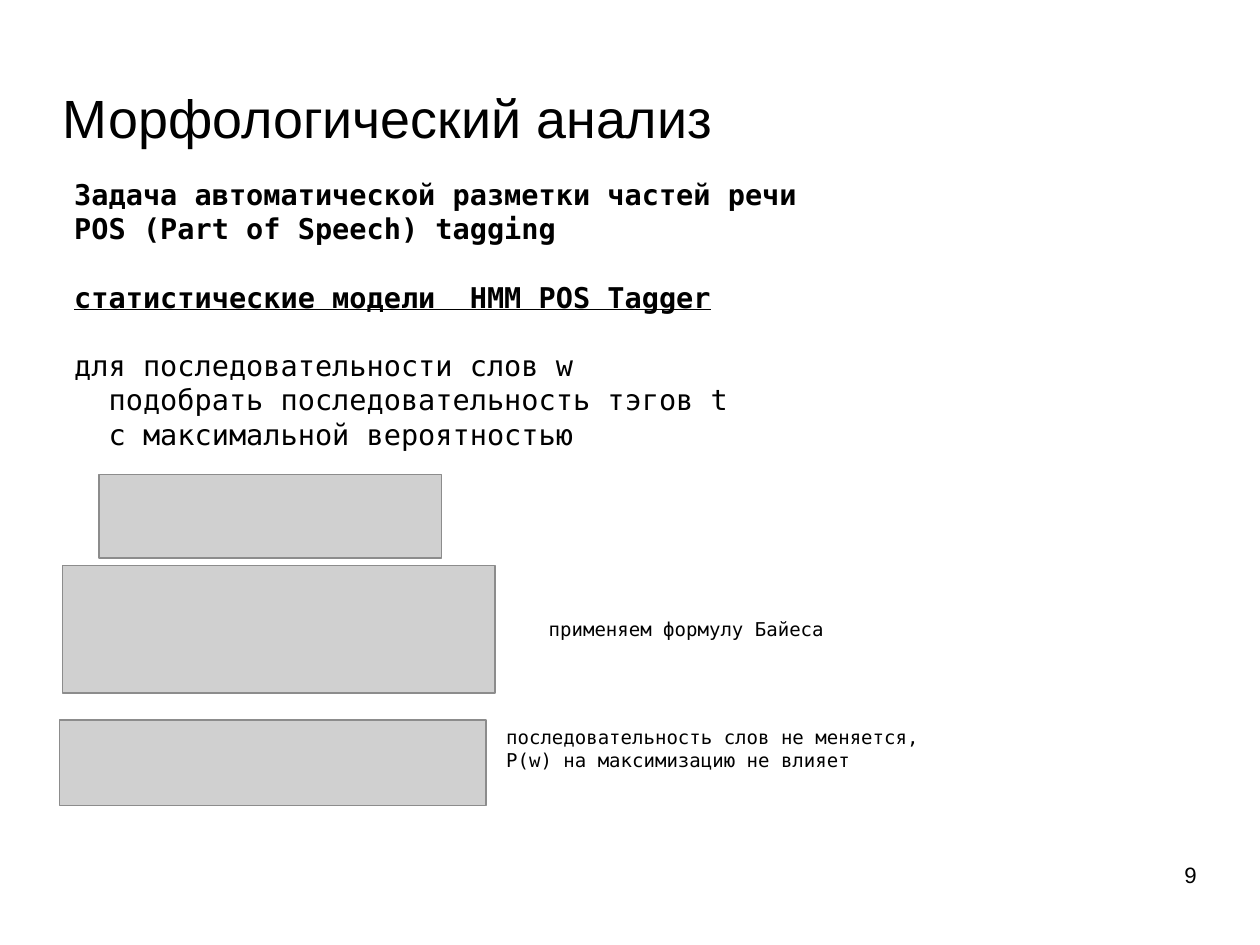
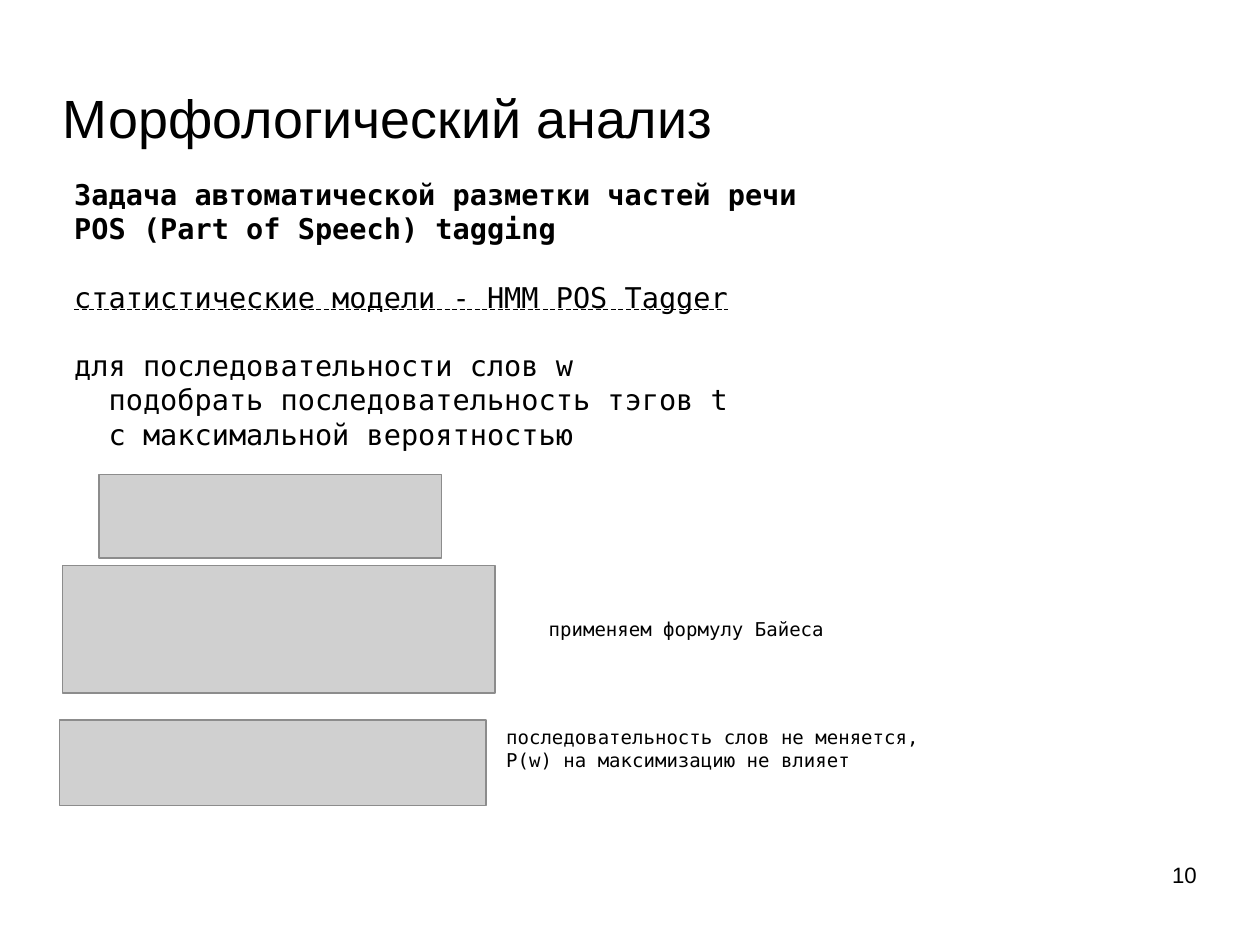
Before and after one commit to mechanoid5/ml_nlp_2022, a slide deck: slide 10 of 06-morph.odp (slide 9 before the commit). Drawn at 1260x945 pixels with LibreOffice and Linux fonts; fonts in the diff are those of the drawing; grey boxes stand for pictures; background and template pictures are left out. Boxes give left, top, right and bottom in pixels: in the first picture for what was removed or moved away, otherwise in the second. Text is boxed around its words. In the diff, an @@ line names an element or a change of style, - is before the commit and + after.

```diff
--- a/06-morph.odp
+++ b/06-morph.odp
@@ text at [74,286,728,314]: text changed; bold off @@
-статистические модели HMM POS Tagger
+статистические модели - HMM POS Tagger
@@ page number at [1172,867,1197,884]: text changed @@
-9
+10
```
Also in this commit, not shown: 6 other slides changed, 3 slides added, 1 other file.
